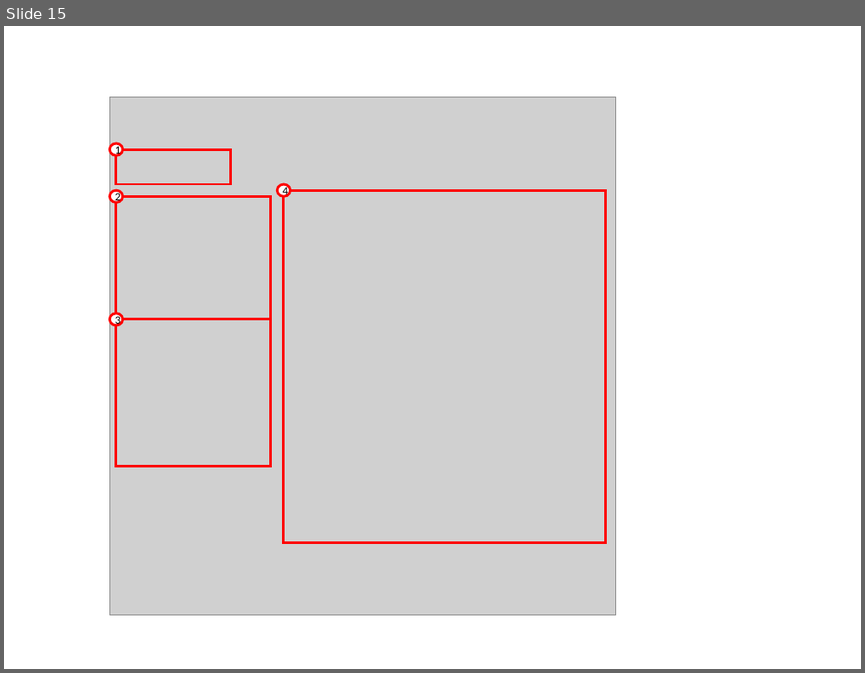
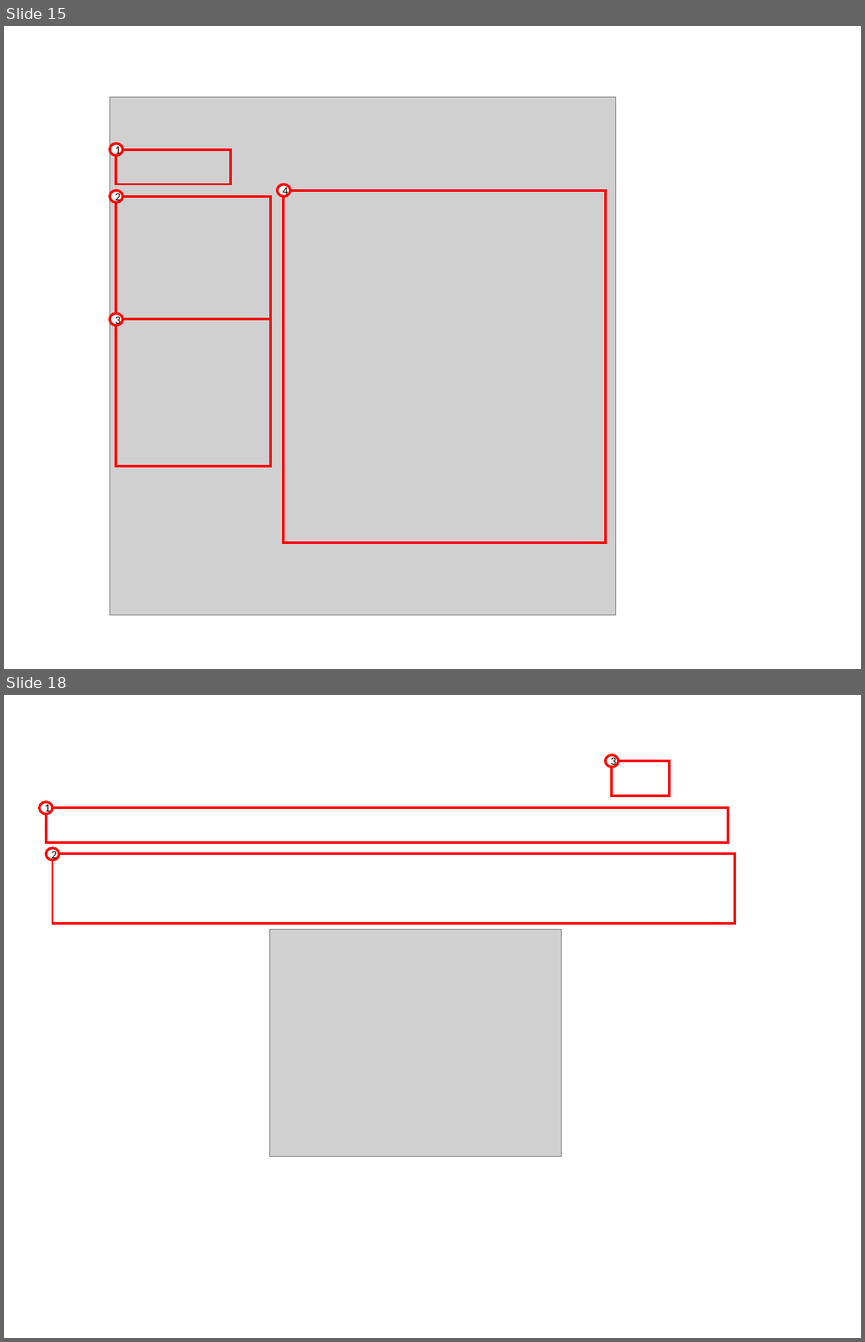
Before and after one commit to minwoo0818/3M-BMS, a slide deck: HDM/문서/메뉴얼 작성.pptx. Shown one above the other, each under a label of ours: slide 15 before the commit, slides 15 and 18 after it; the slides between them are not shown. The pictures are 865x673 and 865x1342 pixels, drawn with LibreOffice and Linux fonts; fonts in the diff are those of the drawing; grey boxes stand for pictures. Boxes give left, top, right and bottom in pixels: in the first picture for what was removed or moved away, otherwise in the second. Text is boxed around its words. In the diff, an @@ line names an element or a change of style, - is before the commit and + after.

```diff
--- a/HDM/문서/메뉴얼 작성.pptx
+++ b/HDM/문서/메뉴얼 작성.pptx
@@ slide 18 added at box(4, 695, 861, 1338), background #FFFFFF @@
@@ ellipse added at box(605, 755, 618, 766), fill #FFFFFF, outline #FF0000 3 pt, 13.5 pt, text #000000 @@
+3
@@ rectangle added at box(612, 760, 670, 796), outline #FF0000 3 pt @@
@@ ellipse added at box(40, 802, 52, 814), fill #FFFFFF, outline #FF0000 3 pt, 13.5 pt, text #000000 @@
+1
@@ rectangle added at box(46, 808, 728, 843), outline #FF0000 3 pt @@
@@ ellipse added at box(46, 848, 59, 860), fill #FFFFFF, outline #FF0000 3 pt, 13.5 pt, text #000000 @@
+2
@@ rectangle added at box(52, 854, 735, 924), outline #FF0000 3 pt @@
@@ picture added at box(270, 930, 562, 1156) @@
```
Also in this commit, not shown: 2 slides changed, 1 other slide added, 1 other file.
